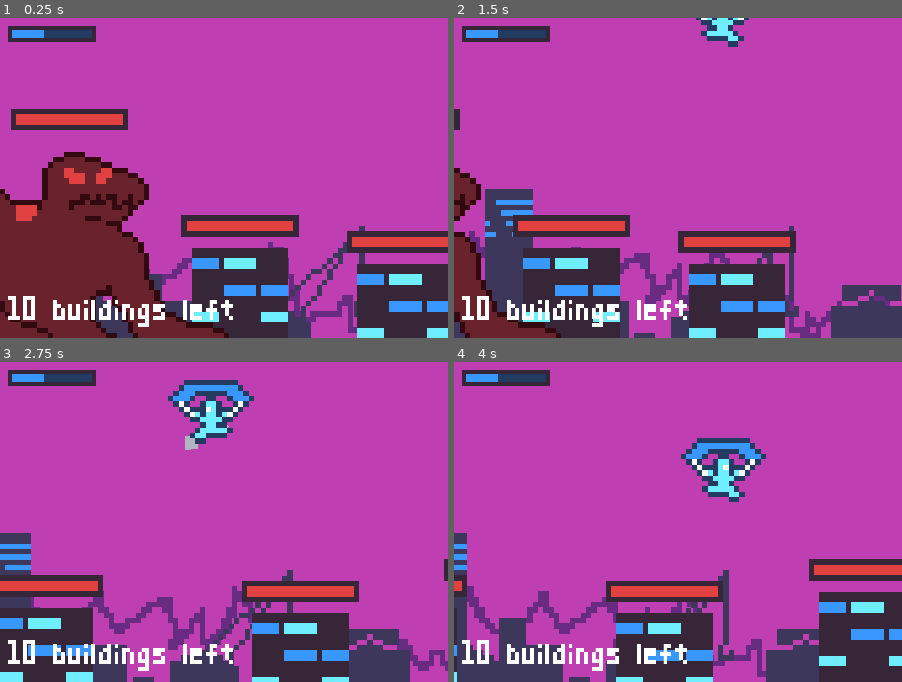
Above: before the commit, frames 1-4 (two rows, left to right).
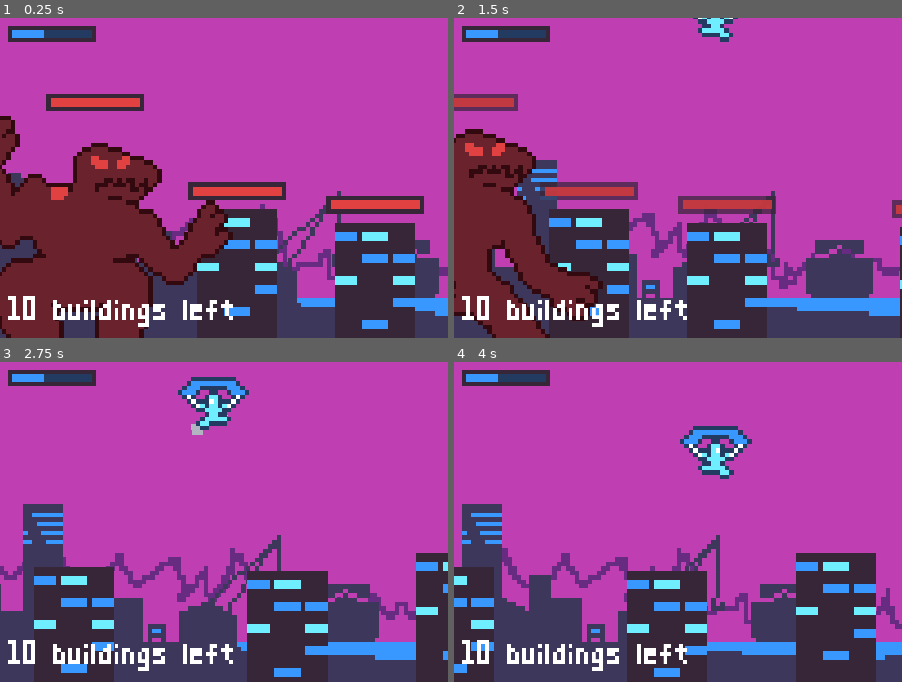
Above: after the commit, the same moments.

Repository: rthurmed/KaijuPilot
Game: Godot game, scene res://src/Main.tscn
Two runs of this game, one before a commit and one after it. Both use one fixed random seed, a clock stepped at 60 frames per second and the inputs below.
Inputs:
- Up to frame 1 (0.25 s): no input
- Up to frame 2 (1.5 s): hold Right (right) from 0.53 s (still down); tap X (attack) at 0.6, 1.35 s
- Up to frame 3 (2.75 s): release Right (right) at 2.03 s; hold Left (left) from 2.03 s (still down); tap Z (jetpack) at 2.1 s; tap X (attack) at 2.3 s
- Up to frame 4 (4 s): release Left (left) at 2.78 s; hold Right (right) from 2.78 s (still down); tap X (attack) at 2.85, 3.6 s

The runs differ from the first frame. In frame 1, 29% of the frame differs, in the area x 0-100%, y 23-100%; in frame 2, 30%, in the area x 0-100%, y 0-100%; in frame 3, 26%; in frame 4, 27%.

Commit message:
Simple kaiju behaviour

Diff:
--- a/assets/anim/kaiju/possess.tres
+++ b/assets/anim/kaiju/possess.tres
@@ -2,7 +2,7 @@
 
 [resource]
 resource_name = "possess"
-length = 1.5
+length = 2.0
 tracks/0/type = "value"
 tracks/0/path = NodePath("../Sprite:modulate")
 tracks/0/interp = 1
@@ -10,7 +10,7 @@
 tracks/0/imported = false
 tracks/0/enabled = true
 tracks/0/keys = {
-"times": PoolRealArray( 0, 1.5 ),
+"times": PoolRealArray( 0, 2 ),
 "transitions": PoolRealArray( 1, 1 ),
 "update": 0,
 "values": [ Color( 0.882353, 0.254902, 0.254902, 1 ), Color( 0.219608, 0.596078, 1, 1 ) ]
@@ -22,7 +22,7 @@
 tracks/1/imported = false
 tracks/1/enabled = true
 tracks/1/keys = {
-"times": PoolRealArray( 0, 1.5 ),
+"times": PoolRealArray( 0, 2 ),
 "transitions": PoolRealArray( 1, 1 ),
 "update": 1,
 "values": [ false, true ]
--- a/project.godot
+++ b/project.godot
@@ -72,7 +72,7 @@
 window/size/test_width=672
 window/size/test_height=480
 window/stretch/mode="2d"
-window/stretch/aspect="keep"
+window/stretch/aspect="keep_height"
 
 [importer_defaults]
 
--- a/src/Main.tscn
+++ b/src/Main.tscn
@@ -126,6 +126,9 @@
 
 [node name="Jupiter" parent="Kaijus" instance=ExtResource( 8 )]
 
+[node name="Jupiter2" parent="Kaijus" instance=ExtResource( 8 )]
+position = Vector2( -73, 0 )
+
 [node name="Pilot" parent="." instance=ExtResource( 3 )]
 position = Vector2( 28, -61 )
 z_index = 2
@@ -133,7 +136,7 @@
 [node name="Camera2D" type="Camera2D" parent="Pilot"]
 position = Vector2( 0, -7 )
 current = true
-zoom = Vector2( 0.75, 0.75 )
+zoom = Vector2( 0.9, 0.9 )
 limit_left = -472
 limit_top = -52
 limit_right = 472
--- a/src/building/Building.gd
+++ b/src/building/Building.gd
@@ -4,15 +4,24 @@
 
 onready var sprite: Sprite = get_node("Sprite")
 onready var life: Life = get_node("Life")
+onready var collision: CollisionShape2D = get_node("CollisionShape2D")
 
 var total_frames = 4
+
+signal death
 
 
 func _ready():
 	var _ok = life.connect("damage", self, "_on_Life_damage")
+	var _ok1 = life.connect("death", self, "_on_Life_death")
 
 
 func _on_Life_damage(_damage):
 	sprite.frame = total_frames - floor(life.percent() * total_frames)
 	if life.total <= 0:
 		sprite.frame = total_frames - 1
+
+
+func _on_Life_death():
+	collision.disabled = true
+	emit_signal("death")
--- a/src/core/CollisionSpriteManager.gd
+++ b/src/core/CollisionSpriteManager.gd
@@ -30,7 +30,7 @@
 	collision_frame.visible = enabled
 
 	for collider in collision_frame.get_children():
-		collider.disabled = not enabled
+		collider.set_deferred("disabled", not enabled)
 
 
 func _on_Sprite_frame_changed():
--- a/src/core/Life.gd
+++ b/src/core/Life.gd
@@ -22,6 +22,8 @@
 	progress.max_value = total
 	progress.value = value
 
+	animation.play("show")
+
 
 func percent() -> float:
 	return value / float(total)
--- a/src/kaiju/Jupiter.gd
+++ b/src/kaiju/Jupiter.gd
@@ -6,3 +6,12 @@
 onready var animation = $Flip/AnimationPlayer
 onready var viewing_area = $Flip/ViewingArea
 onready var mount_point = $Flip/MountArea
+onready var state_machine = $StateMachine
+
+
+var seeking_enemy = false
+
+
+func _on_Life_death():
+	mount_point.call_unmount()
+	queue_free()
--- a/src/kaiju/Jupiter.tscn
+++ b/src/kaiju/Jupiter.tscn
@@ -9,7 +9,6 @@
 [ext_resource path="res://src/kaiju/state/Seeking.gd" type="Script" id=7]
 [ext_resource path="res://src/kaiju/state/Walking.gd" type="Script" id=8]
 [ext_resource path="res://src/kaiju/state/Possessed.gd" type="Script" id=9]
-[ext_resource path="res://src/kaiju/state/AttackingKaiju.gd" type="Script" id=10]
 [ext_resource path="res://src/kaiju/state/AttackingBuilding.gd" type="Script" id=11]
 [ext_resource path="res://src/kaiju/MountArea.gd" type="Script" id=12]
 
@@ -80,7 +79,7 @@
 radius = 6.0
 
 [sub_resource type="RectangleShape2D" id=5]
-extents = Vector2( 66, 19 )
+extents = Vector2( 89, 19 )
 
 [sub_resource type="RectangleShape2D" id=6]
 extents = Vector2( 23, 26 )
@@ -190,7 +189,7 @@
 anims/possess = ExtResource( 2 )
 
 [node name="ViewingArea" type="Area2D" parent="Flip"]
-position = Vector2( 22, -27 )
+position = Vector2( 0, -27 )
 collision_layer = 0
 collision_mask = 6
 
@@ -205,24 +204,29 @@
 position = Vector2( 0, -61 )
 
 [node name="StateMachine" parent="." instance=ExtResource( 6 )]
-initial_state = NodePath("Walking")
+initial_state = NodePath("Seeking")
 
 [node name="Seeking" type="Node" parent="StateMachine"]
 script = ExtResource( 7 )
 
+[node name="Delay" type="Timer" parent="StateMachine/Seeking"]
+wait_time = 0.75
+one_shot = true
+
 [node name="Walking" type="Node" parent="StateMachine"]
 script = ExtResource( 8 )
 
 [node name="Possessed" type="Node" parent="StateMachine"]
 script = ExtResource( 9 )
 
-[node name="AttackingKaiju" type="Node" parent="StateMachine"]
-script = ExtResource( 10 )
-
-[node name="AttackingBuilding" type="Node" parent="StateMachine"]
+[node name="Attacking" type="Node" parent="StateMachine"]
 script = ExtResource( 11 )
+[connection signal="animation_finished" from="Flip/AnimationPlayer" to="StateMachine/Attacking" method="_on_AnimationPlayer_animation_finished"]
+[connection signal="body_entered" from="Flip/AttackArea" to="StateMachine/Attacking" method="_on_AttackArea_body_entered"]
 [connection signal="body_entered" from="Flip/MountArea" to="Flip/MountArea" method="_on_MountArea_body_entered"]
 [connection signal="body_exited" from="Flip/MountArea" to="Flip/MountArea" method="_on_MountArea_body_exited"]
 [connection signal="animation_finished" from="Flip/MountArea/AnimationPlayer" to="Flip/MountArea" method="_on_AnimationPlayer_animation_finished"]
 [connection signal="body_entered" from="Flip/ViewingArea" to="StateMachine/Seeking" method="_on_ViewingArea_body_entered"]
 [connection signal="body_exited" from="Flip/ViewingArea" to="StateMachine/Seeking" method="_on_ViewingArea_body_exited"]
+[connection signal="death" from="Life" to="." method="_on_Life_death"]
+[connection signal="timeout" from="StateMachine/Seeking/Delay" to="StateMachine/Seeking" method="_on_Delay_timeout"]
--- a/src/kaiju/Kaiju.gd
+++ b/src/kaiju/Kaiju.gd
@@ -3,3 +3,5 @@
 
 
 export var possessed = false
+
+var target_position
--- a/src/kaiju/MountArea.gd
+++ b/src/kaiju/MountArea.gd
@@ -17,5 +17,10 @@
 		animation.play_backwards("possess")
 
 func _on_AnimationPlayer_animation_finished(anim_name):
-	if anim_name == "possess":
+	if anim_name == "possess" and pilot_body:
+		kaiju.state_machine.transition("Possessed")
 		pilot_body.mount(kaiju.get_path())
+
+func call_unmount():
+	if pilot_body:
+		pilot_body.unmount()
--- a/src/kaiju/state/AttackingBuilding.gd
+++ b/src/kaiju/state/AttackingBuilding.gd
@@ -3,9 +3,31 @@
 
 onready var kaiju: Jupiter = owner
 
+var damage_caused = 40
+
 
 func handle_input(_event: InputEvent): pass
 func process(_delta: float): pass
 func physics_process(_delta: float): pass
-func enter(): pass
+
+func enter():
+	kaiju.animation.play("attack")
+	pass
+
 func exit(): pass
+
+
+func _on_AttackArea_body_entered(body):
+	if(
+		body.has_node("Life") and
+		(
+			(kaiju.seeking_enemy and body.is_in_group("kaiju")) or
+			body.is_in_group("building")
+		)
+	):
+		body.get_node("Life").hit(damage_caused)
+
+
+func _on_AnimationPlayer_animation_finished(anim_name):
+	if anim_name == "attack":
+		transition("Seeking")
--- a/src/kaiju/state/Seeking.gd
+++ b/src/kaiju/state/Seeking.gd
@@ -2,24 +2,43 @@
 
 
 onready var kaiju: Jupiter = owner
+onready var delay = $Delay
 
 var bodies = {}
 
 
 func process(_delta: float): pass
-
-func physics_process(_delta: float):
-	pass
+func physics_process(_delta: float): pass
 
 func enter():
 	kaiju.animation.play("idle")
+	delay.start()
 
 func exit(): pass
 
 
 func _on_ViewingArea_body_entered(body):
-	bodies[body.name] = body
+	if body.name != kaiju.name and body.has_node("Life"):
+		bodies[body.name] = body
 
 
 func _on_ViewingArea_body_exited(body):
 	bodies.erase(body.name)
+
+
+func _on_Delay_timeout():
+	# Search new position
+	kaiju.seeking_enemy = false
+	var target = kaiju.global_position + Vector2(100, 0)
+
+	for idx in bodies:
+		var body = bodies.get(idx)
+		if body.is_in_group("kaiju") and body.possessed:
+			target = body.global_position
+			kaiju.seeking_enemy = true
+
+		if not kaiju.seeking_enemy and body.is_in_group("building"):
+			target = body.global_position
+
+	kaiju.target_position = target
+	transition("Walking")
--- a/src/kaiju/state/Walking.gd
+++ b/src/kaiju/state/Walking.gd
@@ -3,10 +3,25 @@
 
 onready var kaiju: Jupiter = owner
 
+var speed = 400
+var min_offset = 30
 
-func handle_input(_event: InputEvent): pass
-func process(_delta: float): pass
-func physics_process(_delta: float): pass
+
+func process(_delta: float):
+	pass
+
+func physics_process(delta: float):
+	var distance = kaiju.target_position - kaiju.global_position
+	var direction = Vector2.RIGHT * distance.normalized()
+
+	if not is_zero_approx(direction.x):
+		var flip = -1 if direction.x < 0 else 1
+		kaiju.flip.scale.x = flip
+
+	var _slide = kaiju.move_and_slide(direction * speed * delta, Vector2.UP)
+
+	if abs(distance.x) < min_offset:
+		transition("Attacking")
 
 func enter():
 	kaiju.animation.play("walk")
--- a/src/player/Pilot.gd
+++ b/src/player/Pilot.gd
@@ -33,3 +33,9 @@
 	kaiju = get_node(kaiju_path)
 	emit_signal("mounted")
 	state_machine.transition("Mounted")
+
+
+func unmount():
+	emit_signal("unmounted")
+	state_machine.transition("Walk")
+	kaiju = null
Not shown: 1 places in src/kaiju/Jupiter.tscn that only renumber resources
